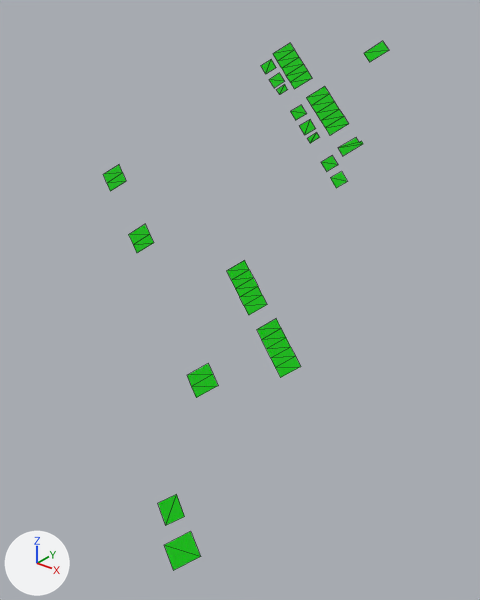
An edit to the glTF model samples/1.1/delaware/content/2_0_1.glb, drawn before and after from the same camera.
One viewpoint serves both versions: a camera (50 mm lens) standing at (-3533.0, -1405.0, -35.0) and looking at (-3760.0, -1121.0, -211.0). The lights are fixed; the arrows at lower left show +X, +Y and +Z. Mesh edges are drawn as thin lines. Where no turn or scale is listed for an object, it has been applied to the vertices. Vertices at the same position are counted once.
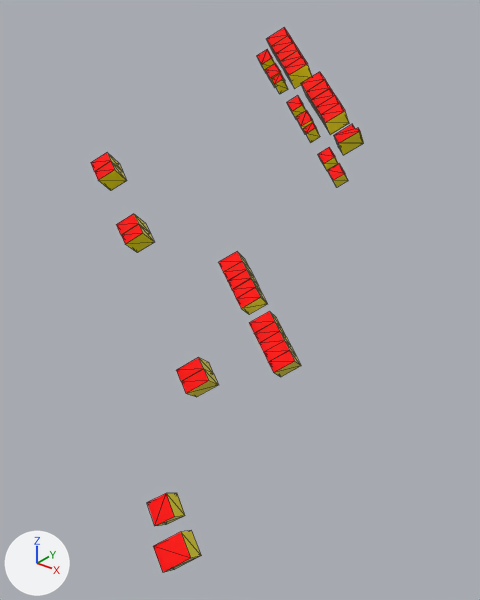
Scene script edits in JSON lines:
```json
{"op": "add", "block": "mat_material_2", "code": ["mat_material_2 = principled_material('Material_2')", "mat_material_2.base_color = (0.933, 0.788, 0.0)  # yellow #f7e600", "mat_material_2.roughness = 0.0"]}
{"op": "add", "block": "mat_material_1", "code": ["mat_material_1 = principled_material('Material_1')", "mat_material_1.base_color = (1.0, 0.0, 0.0)  # red #ff0000", "mat_material_1.roughness = 0.0"]}
{"block": "me_mesh", "where": "# used by ob_mesh; location = (0.0, 0.0, 0.0)"}
{"op": "remove", "block": "me_mesh", "code": "me_mesh.from_pydata(...)  # 116 vertices, 78 faces; spans x -3872.0..-3700.0, y -1227.0..-1020.0, z -319.0..-69.0"}
{"op": "add", "block": "me_mesh", "code": "me_mesh.from_pydata(...)  # 260 vertices, 450 faces; spans x -3872.0..-3697.0, y -1237.0..-1036.0, z -319.0..-62.0"}
{"block": "me_mesh", "change": "me_mesh part 1: a new loose piece of 14 vertices spanning x -3872.0..-3850.0, y -1141.0..-1117.0, z -160.0..-135.0"}
{"block": "me_mesh", "change": "me_mesh part 2: the loose piece of 4 vertices spanning x -3740.0..-3726.0, y -1030.0..-1020.0, z -81.0..-69.0 is deleted"}
{"block": "me_mesh", "change": "me_mesh part 3: 5 vertices moved from x -3779.0..-3749.0, y -1061.0..-1049.0, z -112.0..-93.0 to x -3782.0..-3741.0, y -1069.0..-1057.0, z -115.0..-87.0; 33 vertices removed from x -3799.0..-3717.0, y -1077.0..-1037.0, z -140.0..-72.0; 109 vertices added at x -3799.0..-3715.0, y -1087.0..-1036.0, z -140.0..-62.0"}
{"block": "me_mesh", "change": "me_mesh part 4: 2 vertices moved from x -3758.0..-3750.0, y -1132.0..-1124.0, z -194.0..-188.0 to x -3751.0..-3743.0, y -1144.0..-1136.0, z -188.0..-182.0; 19 vertices removed from x -3763.0..-3700.0, y -1175.0..-1122.0, z -249.0..-184.0; 67 vertices added at x -3763.0..-3697.0, y -1186.0..-1122.0, z -248.0..-174.0"}
{"block": "me_mesh", "change": "me_mesh part 5: 1 vertex moved from x -3828.0, y -1143.0, z -185.0 to x -3827.0, y -1132.0, z -174.0; 9 vertices removed from x -3872.0..-3815.0, y -1145.0..-1118.0, z -189.0..-145.0; 11 vertices added at x -3831.0..-3812.0, y -1156.0..-1136.0, z -189.0..-164.0"}
{"block": "me_mesh", "change": "me_mesh part 6: 5 vertices removed from x -3744.0..-3720.0, y -1218.0..-1207.0, z -303.0..-290.0; 13 vertices added at x -3744.0..-3707.0, y -1237.0..-1206.0, z -310.0..-280.0"}
{"block": "me_mesh", "change": "me_mesh part 7: 3 faces spanning x -3771.0..-3743.0, y -1144.0..-1046.0, z -197.0..-87.0 switch from mat_material_0 (green #00bc00) to mat_material_2 (yellow #f7e600)"}
{"op": "add", "block": "me_mesh", "code": "me_mesh.materials.append(mat_material_1)  # red #ff0000"}
```

What differs and where, as boxes (x1, y1, x2, y2) in the pictures (480 x 600 px; the box of a moved part takes in the faces that stretch with it):
```json
{"object": "mesh", "change": "reshaped", "before": [103, 41, 389, 571], "after": [91, 27, 364, 572]}
{"part": 1, "of": "me_mesh", "change": "added", "after": [91, 153, 127, 191]}
{"part": 2, "of": "me_mesh", "change": "deleted", "before": [364, 41, 389, 62]}
{"part": 3, "of": "me_mesh", "change": "built on", "before": [261, 43, 363, 188], "after": [257, 27, 364, 187]}
{"part": 4, "of": "me_mesh", "change": "built on", "before": [187, 260, 301, 398], "after": [176, 252, 301, 397]}
{"part": 5, "of": "me_mesh", "change": "moved or reshaped", "before": [103, 165, 154, 253], "after": [116, 214, 154, 253]}
{"part": 6, "of": "me_mesh", "change": "built on", "before": [158, 494, 201, 557], "after": [147, 493, 201, 572]}
{"part": 7, "of": "me_mesh", "change": "recoloured", "before": [231, 78, 312, 289], "after": [289, 75, 310, 88]}
```
